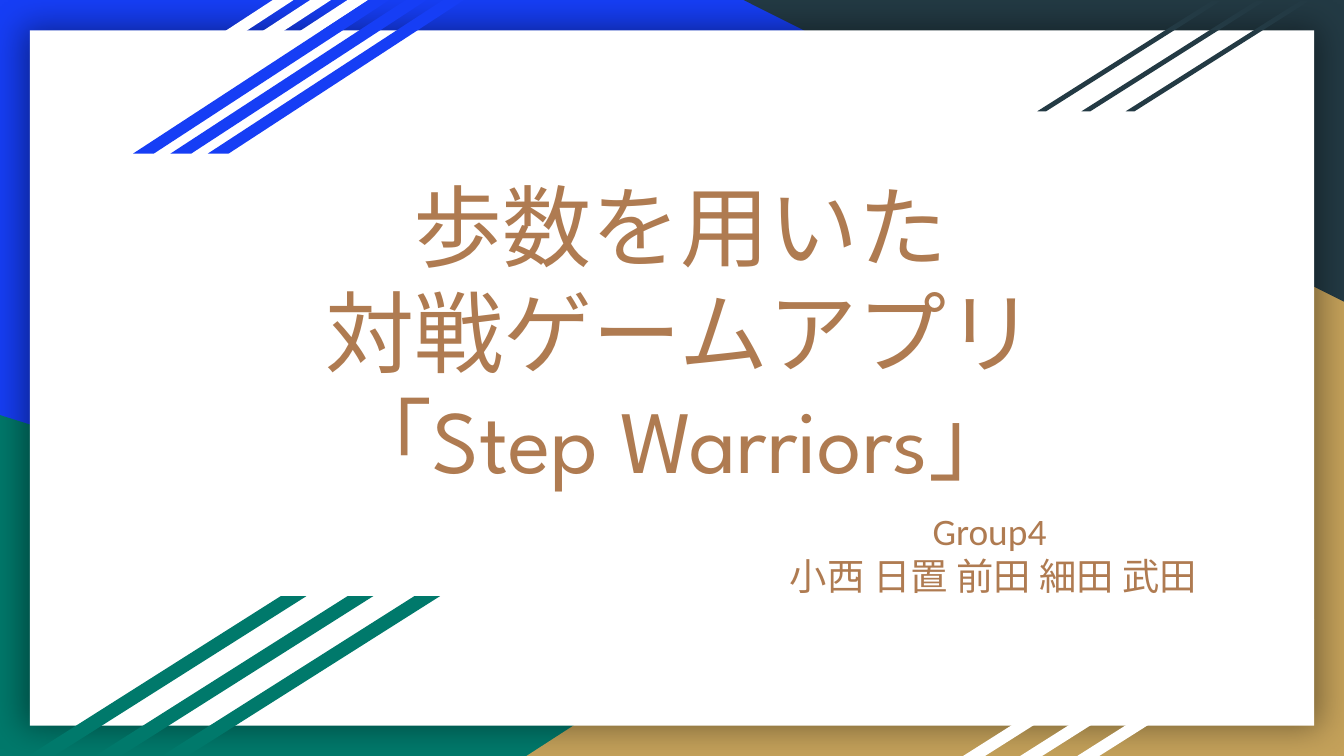
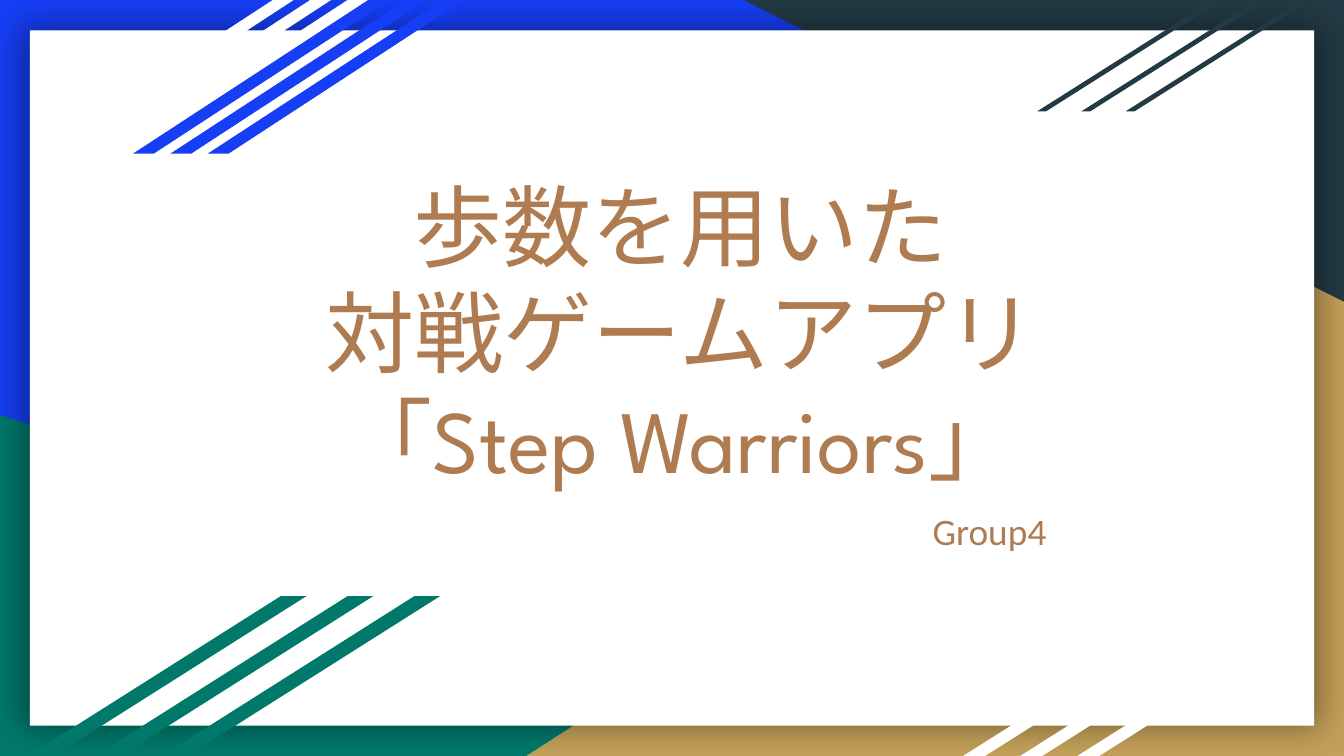
Before and after one commit to akimoto834/portfolio, a slide deck: slide 1 of 実習Group4_0521最終発表.pptx. Drawn at 1344x756 pixels with LibreOffice and Linux fonts; fonts in the diff are those of the drawing. Boxes give left, top, right and bottom in pixels: in the first picture for what was removed or moved away, otherwise in the second. Text is boxed around its words. In the diff, an @@ line names an element or a change of style, - is before the commit and + after.

```diff
--- a/実習Group4_0521最終発表.pptx
+++ b/実習Group4_0521最終発表.pptx
@@ subtitle at <box>790,558,1198,593</box>: paragraph removed @@
-小西 日置 前田 細田 武田
```
Also in this commit, not shown: 4 other slides changed, 5 slides removed, 3 other files.
